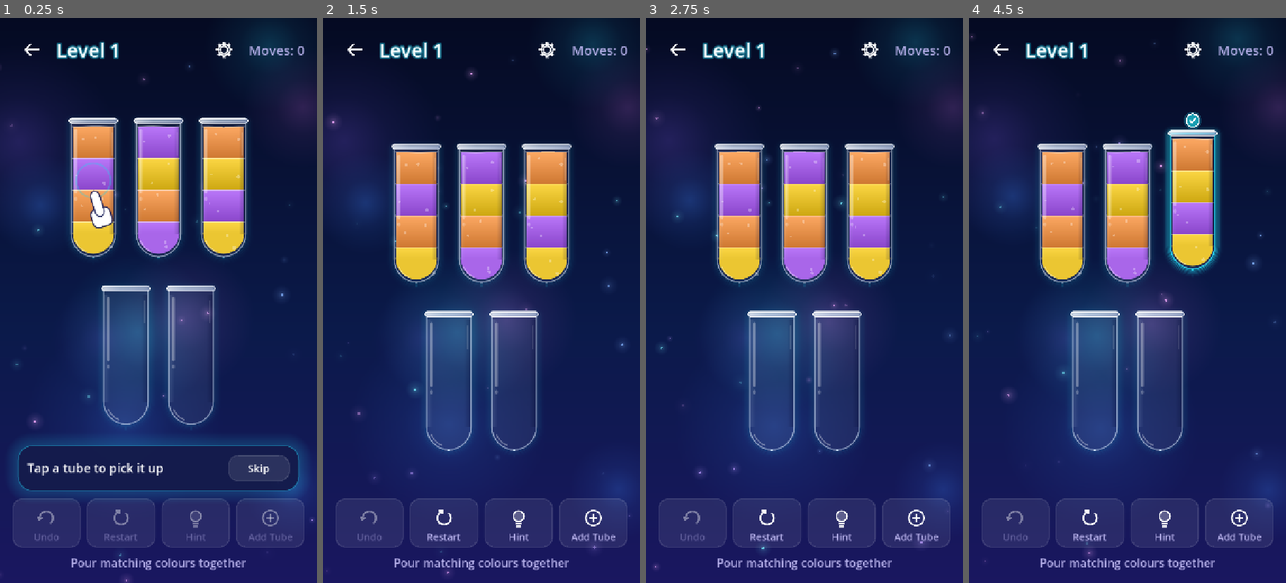
Above: before the commit, frames 1-4 (left to right).
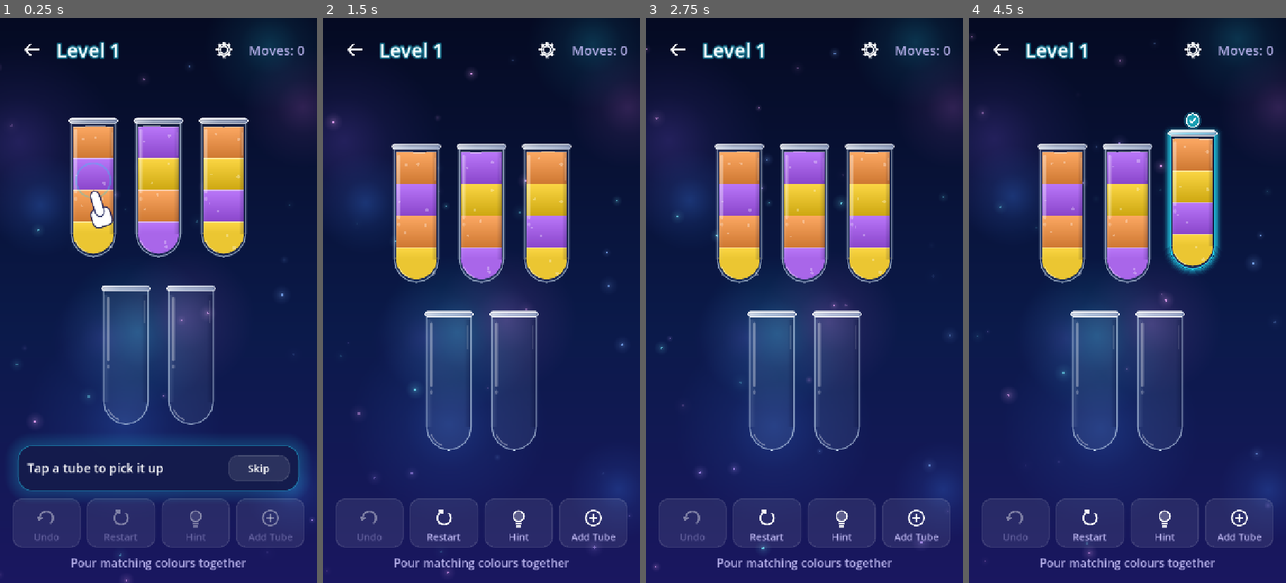
Above: after the commit, the same moments.

Repository: vp125/water-sort
Game: Godot game, scene res://scenes/game.tscn
Two runs of this game, one before a commit and one after it. Both use one fixed random seed, a clock stepped at 60 frames per second and the inputs below. This scene is started directly instead of the project's main scene.
Inputs (mouse positions are in pixels of both pictures, inside the frame that each line leads up to):
- Up to frame 1 (0.25 s): no input
- Up to frame 2 (1.5 s): click "Skip" at 0.5 s; tap Enter at 1.25 s; drag from (354, 51) to (513, 176) at 1.27 s
- Up to frame 3 (2.75 s): drag from (871, 51) to (788, 413) at 2.02 s
- Up to frame 4 (4.5 s): move the mouse to (1060, 215) at 2.77 s; click (1060, 215) at 2.92 s; drag from (1127, 215) to (1032, 215) at 3.52 s; drag from (1194, 215) to (1143, 300) at 4.27 s

The runs differ from the first frame. In frame 1, 0.3% of the frame differs, in the area x 22-78%, y 17-72%; in frame 2, 0.4%; in frame 3, 0.4%; in frame 4, 0.8%, in the area x 21-79%, y 20-77%.

Commit message:
Performance: cheaper tube drawing, throttled idle redraws, web audio buffer
- Tubes reuse style objects, coarser corners, glow only when selected/hinted
- Idle tubes and background redraw at 20 fps; low-processor mode enabled
- Web: 150 ms audio output buffer, stream playback (sample playback was silent)

Co-Authored-By: Claude Sonnet 5.5 <noreply@anthropic.com>

Diff:
--- a/project.godot
+++ b/project.godot
@@ -20,6 +20,7 @@
 boot_splash/bg_color=Color(0.0196, 0.0392, 0.1333, 1)
 boot_splash/show_image=false
 config/icon="res://assets/icons/app_icon_1024.png"
+run/low_processor_mode=true
 
 [autoload]
 
@@ -42,3 +43,8 @@
 textures/vram_compression/import_etc2_astc=true
 renderer/rendering_method="gl_compatibility"
 renderer/rendering_method.mobile="gl_compatibility"
+
+[audio]
+
+driver/output_latency.web=150
+general/default_playback_type.web=0
--- a/scripts/ui/fancy_background.gd
+++ b/scripts/ui/fancy_background.gd
@@ -14,11 +14,13 @@
 ]
 const BLOB_COUNT := 9
 const PARTICLE_COUNT := 34
+const REDRAW_FPS := 20.0  # slow drifting lights look identical at 20 fps and cost a third of the frames
 
 var _glow_tex: GradientTexture2D
 var _blobs: Array[Dictionary] = []
 var _particles: Array[Dictionary] = []
 var _time := 0.0
+var _redraw_clock := 0.0
 
 
 func _ready() -> void:
@@ -62,7 +64,10 @@
 
 func _process(delta: float) -> void:
 	_time += delta
-	queue_redraw()
+	_redraw_clock += delta
+	if _redraw_clock >= 1.0 / REDRAW_FPS:
+		_redraw_clock = 0.0
+		queue_redraw()
 
 
 func _draw() -> void:
--- a/scripts/ui/tube.gd
+++ b/scripts/ui/tube.gd
@@ -19,6 +19,8 @@
 const STREAM_WIDTH := 12.0
 const SURFACE_POINTS := 9
 const GLOW_RINGS := 6
+const IDLE_REDRAW_FPS := 20.0  # resting tubes only shimmer slightly; matches the background rate so they share frames
+const CORNER_DETAIL := 4  # segments per rounded corner (engine default is 8)
 const SELECT_COLOR := Color("#22d3ee")  # neon cyan
 const HINT_COLOR := Color("#e879f9")  # neon magenta
 
@@ -48,6 +50,9 @@
 var _glass := StyleBoxFlat.new()
 var _rim := StyleBoxFlat.new()
 var _glow_rings: Array[StyleBoxFlat] = []
+var _cap := StyleBoxFlat.new()  # reused for the rounded bottom of the lowest liquid layer
+var _shine := StyleBoxFlat.new()  # reused for the glossy streaks
+var _redraw_clock := 0.0
 
 
 func _ready() -> void:
@@ -61,10 +66,15 @@
 	_rim.set_border_width_all(2)
 	_rim.border_color = Color(1, 1, 1, 0.9)
 	_rim.set_corner_radius_all(7)
+	_shine.set_corner_radius_all(4)
+	for style in [_glass, _rim, _cap, _shine]:
+		style.corner_detail = CORNER_DETAIL
 	for _i in GLOW_RINGS:
 		var ring := StyleBoxFlat.new()
 		ring.bg_color = Color(0, 0, 0, 0)
 		ring.set_border_width_all(3)
+		ring.corner_detail = CORNER_DETAIL
+		ring.anti_aliasing = false  # soft, low-alpha rings: edge smoothing is invisible and costs geometry
 		_glow_rings.append(ring)
 	_update_styles()
 
@@ -72,7 +82,11 @@
 func _process(delta: float) -> void:
 	_time += delta
 	_slosh = maxf(0.0, _slosh - delta * 0.9)
-	if not layers.is_empty() or selected or hinted:
+	# Redraw every frame only while something is animating; a resting tube just shimmers gently.
+	var busy := selected or hinted or _streaming or drain > 0.0 or fill > 0.0 or _slosh > 0.0
+	_redraw_clock += delta
+	if (busy or not layers.is_empty()) and (busy or _redraw_clock >= 1.0 / IDLE_REDRAW_FPS):
+		_redraw_clock = 0.0
 		queue_redraw()
 
 
@@ -168,10 +182,11 @@
 func _draw() -> void:
 	var glow := _apply_glow_style()
 	var body := Rect2(0, RIM_H * 0.5, size.x, size.y - RIM_H * 0.5)
-	for i in _glow_rings.size():
-		var falloff := 1.0 - float(i) / _glow_rings.size()
-		_glow_rings[i].border_color = Color(glow["color"], glow["strength"] * falloff * falloff)
-		draw_style_box(_glow_rings[i], body.grow((i + 1) * 3.0))
+	if selected or hinted:  # an idle tube's glow is too faint to be worth drawing
+		for i in _glow_rings.size():
+			var falloff := 1.0 - float(i) / _glow_rings.size()
+			_glow_rings[i].border_color = Color(glow["color"], glow["strength"] * falloff * falloff)
+			draw_style_box(_glow_rings[i], body.grow((i + 1) * 3.0))
 	var layer_h := (size.y - TOP_PAD - PAD) / capacity
 	var radius := size.x * 0.5
 	draw_style_box(_glass, body)
@@ -251,12 +266,11 @@
 
 	# Rounded bottom cap, flat colour matching the gradient at that depth.
 	if rounded:
-		var cap := StyleBoxFlat.new()
-		cap.bg_color = top_c.lerp(bot_c, clampf((cap_top - y_top) / span, 0.0, 1.0))
-		cap.corner_radius_bottom_left = int(radius)
-		cap.corner_radius_bottom_right = int(radius)
+		_cap.bg_color = top_c.lerp(bot_c, clampf((cap_top - y_top) / span, 0.0, 1.0))
+		_cap.corner_radius_bottom_left = int(radius)
+		_cap.corner_radius_bottom_right = int(radius)
 		var cap_y := maxf(y_top, cap_top - 1.0)
-		draw_style_box(cap, Rect2(x0, cap_y, x1 - x0, y_bot - cap_y))
+		draw_style_box(_cap, Rect2(x0, cap_y, x1 - x0, y_bot - cap_y))
 
 	# Gradient body whose top edge ripples gently (only the topmost layer moves).
 	if y_flat_bot - y_top < 2.0:
@@ -280,7 +294,7 @@
 	draw_polygon(pts, cols)
 
 	# Meniscus: soft light line along the surface where this colour meets air / the next colour.
-	draw_polyline(edge, Color(1, 1, 1, 0.45), 2.5, true)
+	draw_polyline(edge, Color(1, 1, 1, 0.45), 2.5, false)
 
 
 func _draw_bubbles(layer_h: float) -> void:
@@ -315,12 +329,10 @@
 
 func _draw_highlights(radius: float) -> void:
 	# Long glossy streak down the left side, with a small companion dot.
-	var shine := StyleBoxFlat.new()
-	shine.bg_color = Color(1, 1, 1, 0.34)
-	shine.set_corner_radius_all(4)
-	draw_style_box(shine, Rect2(9, TOP_PAD + 6, 6, size.y * 0.46))
-	shine.bg_color = Color(1, 1, 1, 0.26)
-	draw_style_box(shine, Rect2(9, TOP_PAD + 6 + size.y * 0.46 + 8, 6, 9))
+	_shine.bg_color = Color(1, 1, 1, 0.34)
+	draw_style_box(_shine, Rect2(9, TOP_PAD + 6, 6, size.y * 0.46))
+	_shine.bg_color = Color(1, 1, 1, 0.26)
+	draw_style_box(_shine, Rect2(9, TOP_PAD + 6 + size.y * 0.46 + 8, 6, 9))
 	# Curved reflection hugging the rounded bottom, plus a faint streak on the right.
 	var centre := Vector2(size.x * 0.5, size.y - radius)
 	draw_arc(centre, radius - 9.0, PI * 0.62, PI * 0.88, 10, Color(1, 1, 1, 0.34), 3.0, true)
